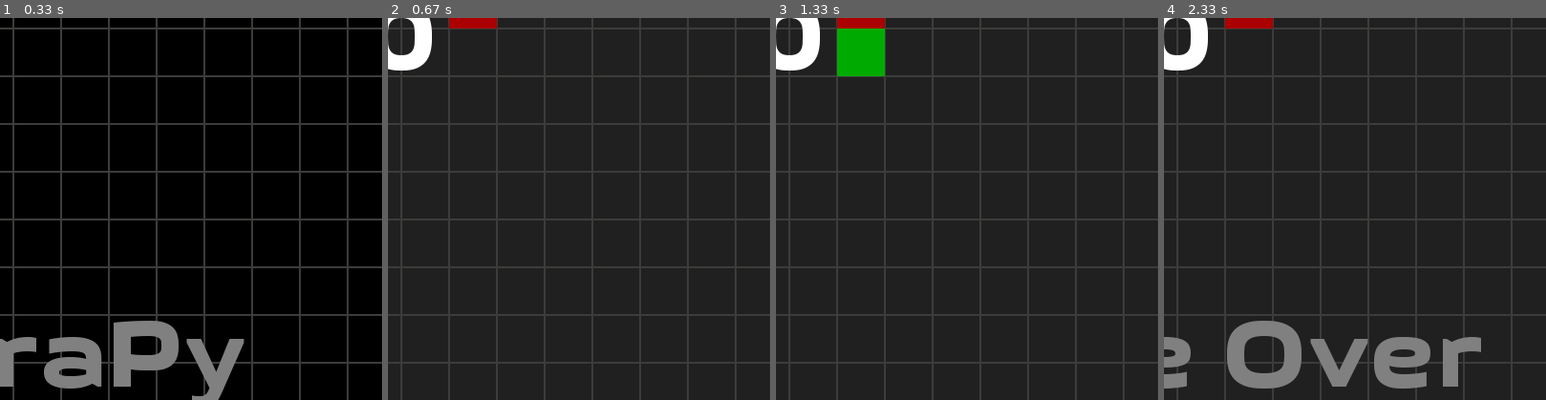
Above: before the commit, frames 1-4 (left to right).
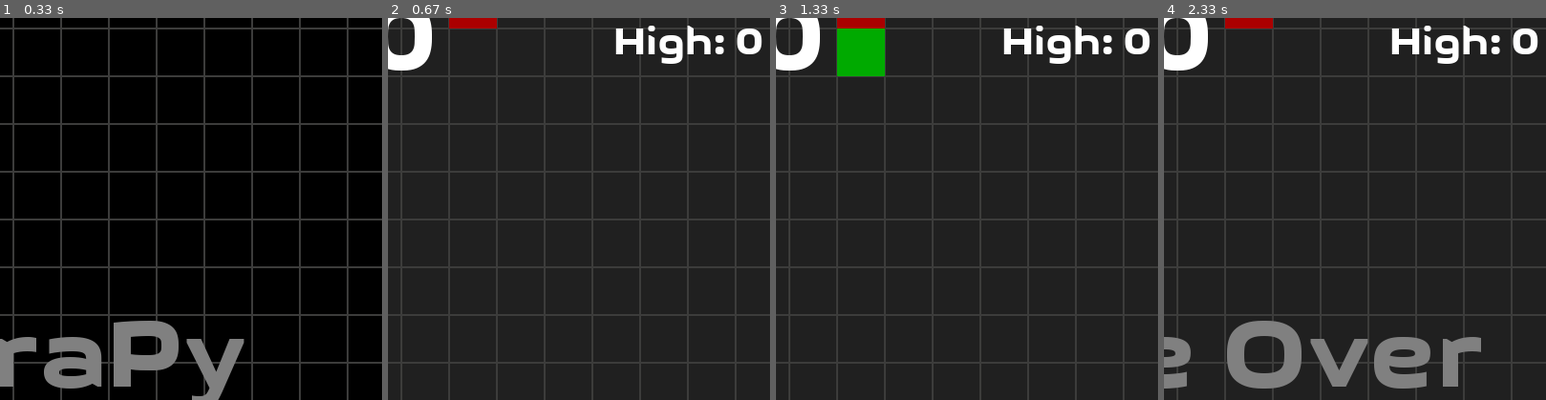
Above: after the commit, the same moments.

Repository: fossguild/naja
Game: pygame game, started from kobra.py
Two runs of this game, one before a commit and one after it. Both use one fixed random seed, a clock stepped at 60 frames per second and the inputs below.
Inputs:
- Up to frame 1 (0.33 s): no input
- Up to frame 2 (0.67 s): tap Enter at 0.33 s
- Up to frame 3 (1.33 s): tap Enter at 0.67 s
- Up to frame 4 (2.33 s): hold Up 1.63-2.1 s
The pictures show only the part of the screen within x 48-98%, y 5-55%; the shares and areas given below are measured in that part.

Frame 1 is identical in both runs. In frame 2, 1.4% of the frame differs, in the area x 59-98%, y 2-12%; in frame 3, 1.4%; in frame 4, 1.4%.

Commit message:
code: implement persistent high score feature
Add loading, displaying, and saving of high score to encourage long-term engagement.

Diff:
--- a/kobra.py
+++ b/kobra.py
@@ -64,6 +64,13 @@
 pygame.display.set_caption(WINDOW_TITLE)
 
 game_on = 1
+
+# Load high score
+try:
+    with open('highscore.txt', 'r') as f:
+        high_score = int(f.read().strip())
+except (FileNotFoundError, ValueError):
+    high_score = 0
 
 ## This function is called when the snake dies.
 
@@ -142,6 +149,14 @@
 
         # In the event of death, reset the game arena.
         if not self.alive:
+
+            # Capture current score before resetting
+            global high_score
+            current_score = len(self.tail)
+            if current_score > high_score:
+                high_score = current_score
+                with open('highscore.txt', 'w') as f:
+                    f.write(str(high_score))
 
             # Tell the bad news
             pygame.draw.rect(arena, DEAD_HEAD_COLOR, snake.head)
@@ -282,6 +297,11 @@
     score = BIG_FONT.render(f"{len(snake.tail)}", True, SCORE_COLOR)
     arena.blit(score, score_rect)
 
+    # Show high score
+    high_score_text = SMALL_FONT.render(f"High: {high_score}", True, SCORE_COLOR)
+    high_score_rect = high_score_text.get_rect(center=(WIDTH - 100, HEIGHT/20 + HEIGHT/30))
+    arena.blit(high_score_text, high_score_rect)
+
     # If the head pass over an apple, lengthen the snake and drop another apple
     if snake.head.x == apple.x and snake.head.y == apple.y:
         #snake.tail.append(pygame.Rect(snake.head.x, snake.head.y, GRID_SIZE, GRID_SIZE))
